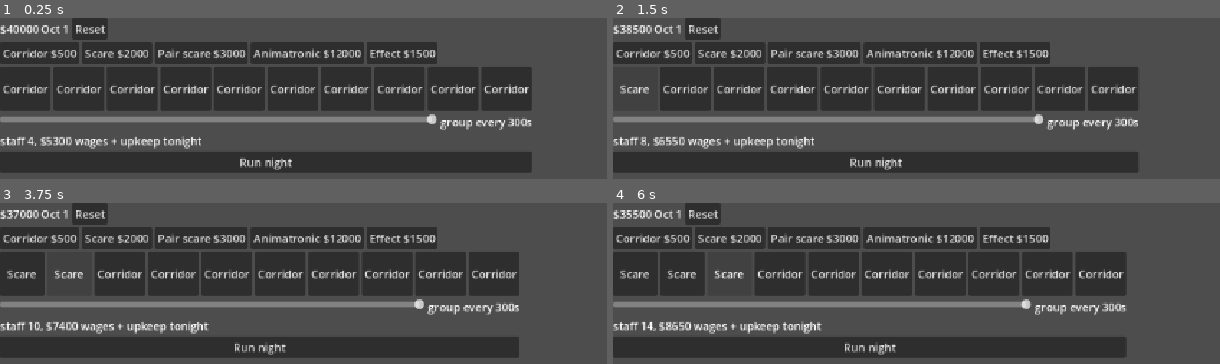
Above: before the commit, frames 1-4 (two rows, left to right).
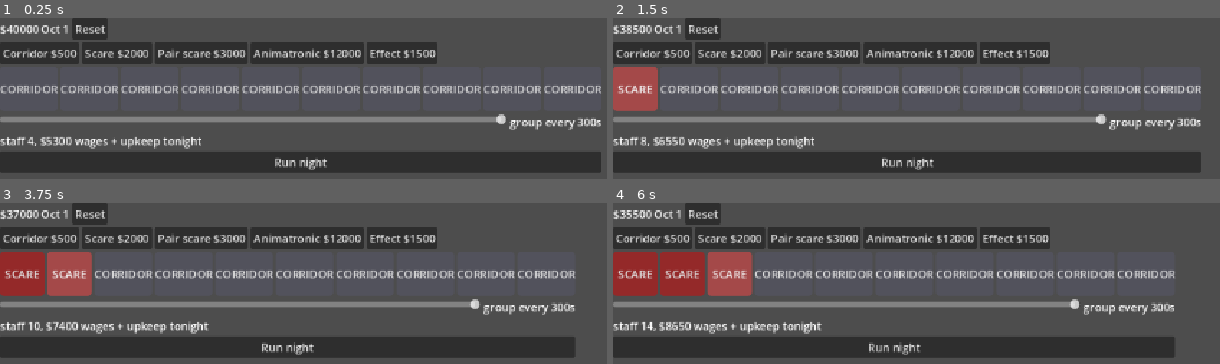
Above: after the commit, the same moments.

Repository: ajtran303/haunt-tycoon
Game: Godot game, scene res://game/main.tscn
The game is run twice, just before and just after one commit, with the same random seed, the same clock (stepped at 60 frames per second) and the same inputs.
Inputs (mouse positions are in pixels of both pictures, inside the frame that each line leads up to):
- Up to frame 1 (0.25 s): no input
- Up to frame 2 (1.5 s): click "Reset" at 0.5 s; click (637, 88) at 1.25 s, where only the run before the commit has a clickable "Corridor"
- Up to frame 3 (3.75 s): click (24, 273) at 2 s, where only the run before the commit has a clickable "Scare"; click (24, 273) at 2.75 s, where only the run after the commit has a clickable "SCARE"; click (72, 273) at 3.5 s, where only the run before the commit has a clickable "Corridor"
- Up to frame 4 (6 s): click (679, 273) at 4.25 s, where only the run before the commit has a clickable "Scare"; click (679, 273) at 5 s, where only the run after the commit has a clickable "SCARE"; click (734, 273) at 5.75 s, where only the run before the commit has a clickable "Corridor"

The runs differ from the first frame. In frame 1, 26% of the frame differs, in the area x 0-100%, y 30-97%; in frame 2, 26%; in frame 3, 25%; in frame 4, 25%.

Commit message:
polish ui proto

Diff:
--- a/game/main.gd
+++ b/game/main.gd
@@ -6,6 +6,14 @@
 
 const STARTING_CASH := 45_000.0
 const ROOM_SLOTS := 10
+
+const ROOM_COLORS := {
+	Rooms.CORRIDOR: Color(0.32, 0.32, 0.36),
+	Rooms.SCARE: Color(0.58, 0.16, 0.16),
+	Rooms.PAIR_SCARE: Color(0.42, 0.12, 0.50),
+	Rooms.ANIMATRONIC: Color(0.16, 0.32, 0.58),
+	Rooms.EFFECT: Color(0.10, 0.46, 0.40),
+}
 
 const TOOLS := {
 	Rooms.CORRIDOR: "Corridor",
@@ -40,6 +48,7 @@
 	var tool_group := ButtonGroup.new()
 	for type in TOOLS:
 		var b := Button.new()
+		b.set_meta("type", type)
 		b.toggle_mode = true
 		b.button_group = tool_group
 		b.text = "%s $%d" % [TOOLS[type], Night.BUILD_COST[type]]
@@ -58,6 +67,13 @@
 		%SlotRow.add_child(b)
 
 
+func slot_style(c: Color) -> StyleBoxFlat:
+	var sb := StyleBoxFlat.new()
+	sb.bg_color = c
+	sb.set_corner_radius_all(6)
+	return sb
+
+
 func start_season() -> void:
 	night = 1
 	layout = []
@@ -67,7 +83,7 @@
 	cash = STARTING_CASH - Night.build_cost_for(layout)
 	%RunButton.text = "Run night"
 	%RunButton.disabled = false
-	%ResultsLabel.text = ""
+	%NightLog.clear()
 	refresh()
 
 
@@ -86,11 +102,22 @@
 
 func refresh() -> void:
 	%CashLabel.text = "$%.0f" % cash
+	%CashLabel.add_theme_color_override("font_color", Color.INDIAN_RED if cash < 0.0 else Color.WHITE)
 	%NightLabel.text = "Oct %d" % night if night <= Night.SEASON_NIGHTS else "Season over"
 	if night == Night.SEASON_NIGHTS:
 		%NightLabel.text = "Halloween"
+
 	for i in layout.size():
 		%SlotRow.get_child(i).text = TOOLS[layout[i]]
+		var b: Button = %SlotRow.get_child(i)
+		b.text = TOOLS[layout[i]].to_upper()
+		b.add_theme_stylebox_override("normal", slot_style(ROOM_COLORS[layout[i]]))
+		b.add_theme_stylebox_override("hover", slot_style(ROOM_COLORS[layout[i]].lightened(0.15)))
+		b.add_theme_stylebox_override("pressed", slot_style(ROOM_COLORS[layout[i]].darkened(0.15)))
+
+	for b in %ToolBar.get_children():
+		b.disabled = Night.BUILD_COST[b.get_meta("type")] > cash
+
 	var interval: float = %PaceSlider.value
 	%PaceLabel.text = "group every %ds" % int(interval)
 	%CostPreview.text = "staff %d, $%.0f wages + upkeep tonight" % [
@@ -103,11 +130,11 @@
 	var r: Dictionary = Night.run(layout, %PaceSlider.value, rng, town.demand())
 	cash += r.profit
 	town.record_night(r.satisfaction)
-	%ResultsLabel.text = "%d visitors. %s Profit $%.0f" % [
-		r.groups * Night.GROUP_SIZE,
-		crowd_word(r.satisfaction),
-		r.profit,
-	]
+	var color := "66bb6a" if r.profit >= 0.0 else "ef5350"
+	%NightLog.append_text(
+		"[b]Oct %d[/b]  %d visitors. %s [color=#%s]$%.0f[/color]\n"
+		% [night, r.groups * Night.GROUP_SIZE, crowd_word(r.satisfaction), color, r.profit]
+	)
 	night += 1
 	if night > Night.SEASON_NIGHTS:
 		%RunButton.text = "Season over: $%.0f" % cash
--- a/game/main.tscn
+++ b/game/main.tscn
@@ -69,6 +69,10 @@
 layout_mode = 2
 text = "Run Night"
 
-[node name="ResultsLabel" type="Label" parent="MarginContainer/VBoxContainer" unique_id=1486607553]
+[node name="NightLog" type="RichTextLabel" parent="MarginContainer/VBoxContainer" unique_id=2030361411]
 unique_name_in_owner = true
+custom_minimum_size = Vector2(0, 140)
 layout_mode = 2
+size_flags_vertical = 3
+bbcode_enabled = true
+scroll_following = true
